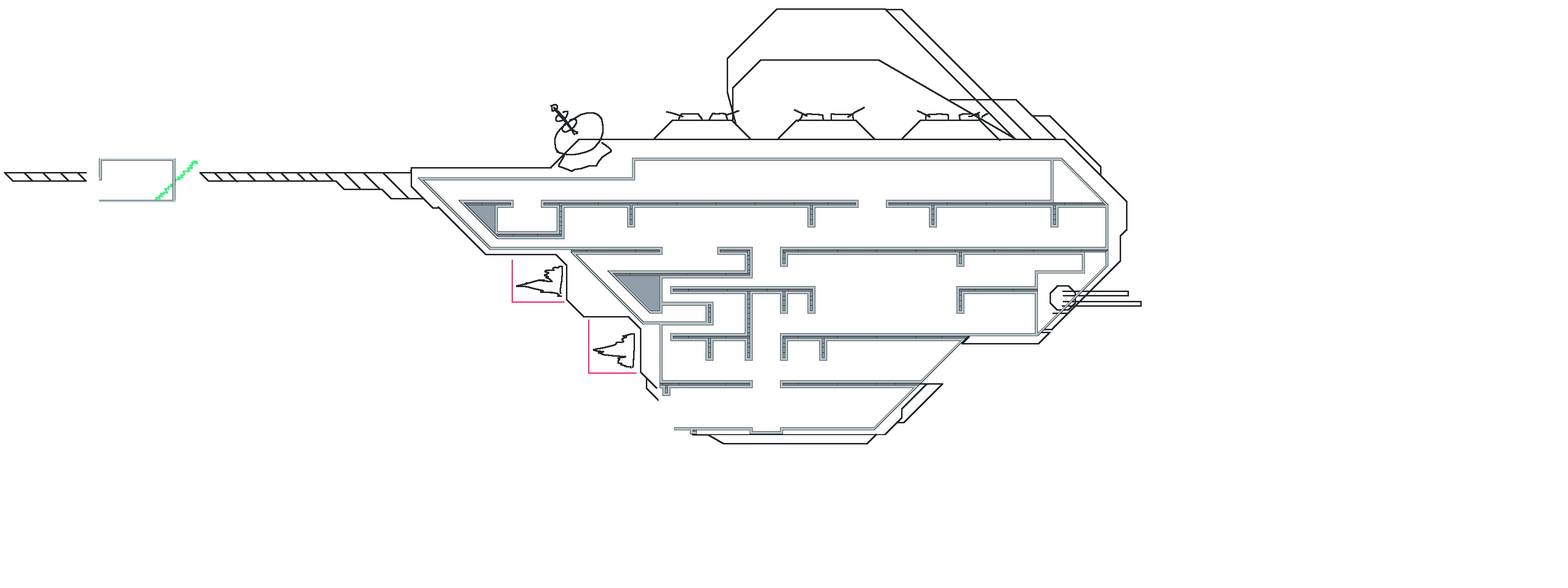
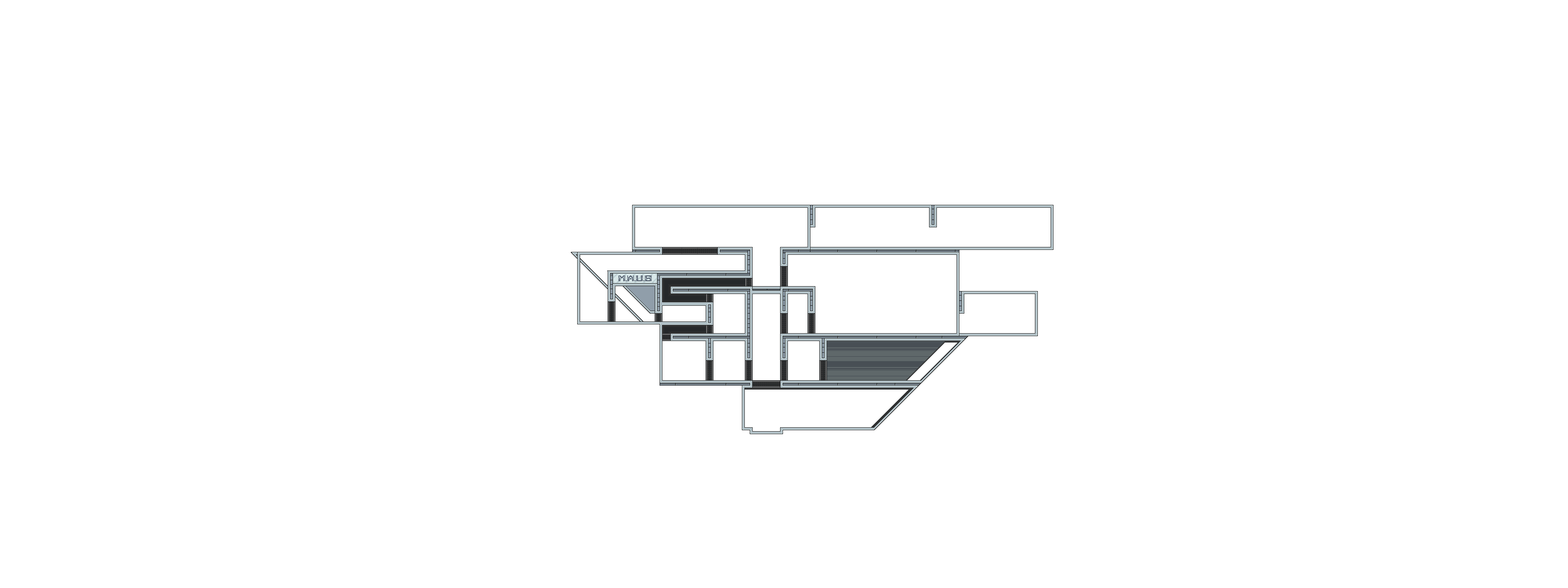
The second 1568px x 588px image is a revision of the first. Changes to its layers:
showed group "Tier 6" (4 layers) over left=570, top=204, right=969, bottom=435
added layer "Pasted Layer #2" in group "Tier 6" over left=618, top=275, right=652, bottom=282
painted on "exterior #2" over left=570, top=251, right=784, bottom=325
painted on "interior #2" over left=607, top=301, right=616, bottom=322
showed group "Tier 7" (3 layers) over left=570, top=204, right=1054, bottom=435
hid group "Tier 8" (6 layers) over left=3, top=8, right=1142, bottom=445